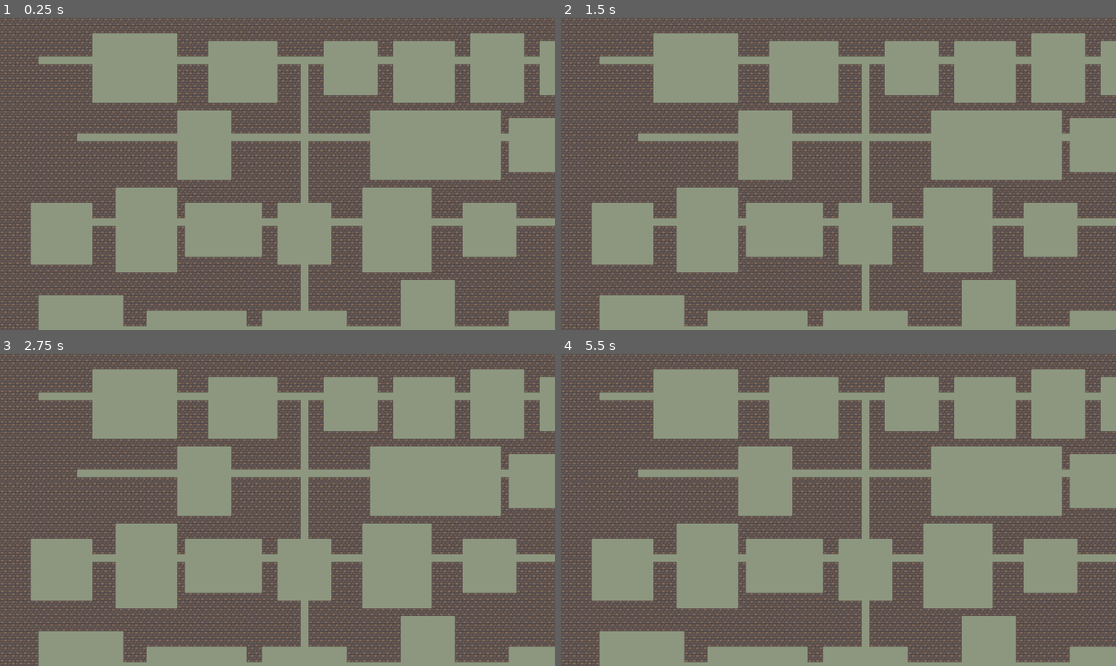
Above: before the commit, frames 1-4 (two rows, left to right).
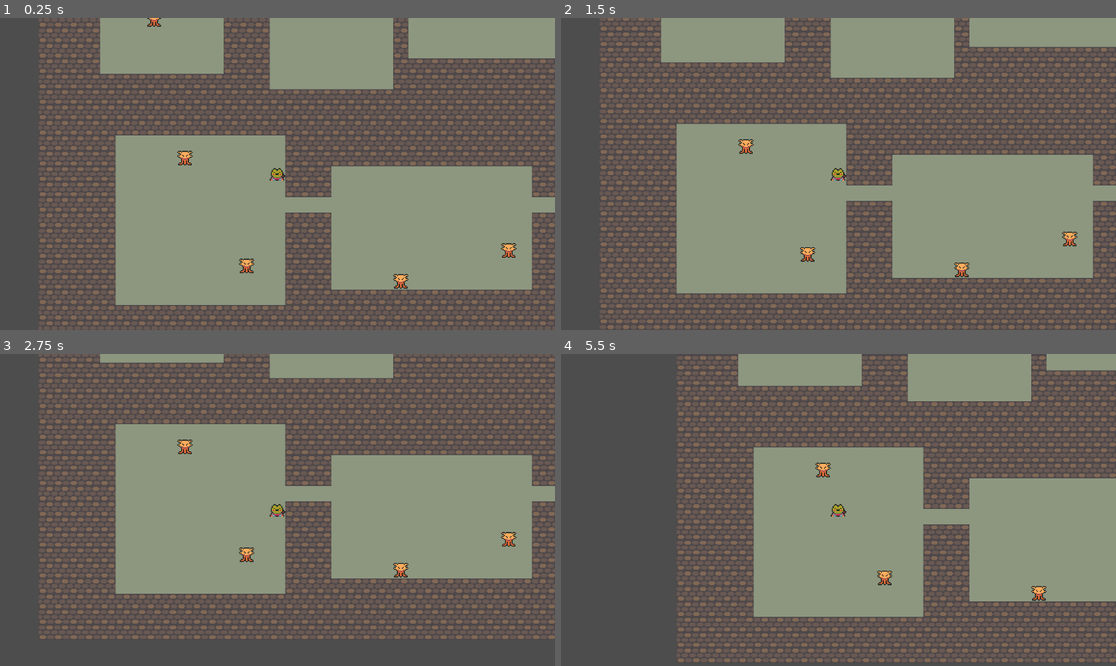
Above: after the commit, the same moments.

Repository: kdoiron253/Roguelike
Game: Godot game, scene res://Scenes/dungeon.tscn
Two runs of this game, one before a commit and one after it. Both use one fixed random seed, a clock stepped at 60 frames per second and the inputs below.
Inputs:
- Up to frame 1 (0.25 s): no input
- Up to frame 2 (1.5 s): tap Enter at 0.5 s; hold Right (Right) 0.53-1.28 s; tap Space at 1.25 s; hold Down (Down) from 1.28 s (still down)
- Up to frame 3 (2.75 s): release Down (Down) at 2.03 s; hold Right (Right) from 2.03 s (still down)
- Up to frame 4 (5.5 s): tap Enter at 2.75 s; release Right (Right) at 2.78 s; hold Up (Up) 2.78-3.53 s; hold Left (Left) 3.53-5.03 s; hold Down (Down) from 5.03 s (still down)

The runs differ from the first frame. In frame 1, 60% of the frame differs, in the area x 0-100%, y 0-100%; in frame 2, 60%; in frame 3, 58%; in frame 4, 64%.

Commit message:
V0.2 Random enemy placement
The player, enemy, and one item are able to be randomly placed. Movement is also one tile per move and will avoid items and enemy filled tiles.

Diff:
--- a/Player.gd
+++ /dev/null
@@ -1,11 +0,0 @@
-extends CharacterBody2D
-
-var speed : int = 200
-
-func _process(_delta):
-	var direction = Input.get_vector("Left", "Right", "Up", "Down")
-	move(direction)
-
-
-func move(_direction : Vector2):
-	move_and_slide()
--- /dev/null
+++ b/Scenes/Enemies/axolotl.tscn
@@ -0,0 +1,17 @@
+[gd_scene load_steps=3 format=3 uid="uid://cjdigulxk3fdg"]
+
+[ext_resource type="Texture2D" uid="uid://cackobsepg4wu" path="res://Resources/Monsters/Axolot/SpriteSheet.png" id="1_718u3"]
+
+[sub_resource type="RectangleShape2D" id="RectangleShape2D_uvfex"]
+size = Vector2(14, 15)
+
+[node name="Axolotl" type="Area2D"]
+
+[node name="Sprite2D" type="Sprite2D" parent="."]
+texture = ExtResource("1_718u3")
+hframes = 4
+vframes = 4
+
+[node name="CollisionShape2D" type="CollisionShape2D" parent="."]
+position = Vector2(0, -0.5)
+shape = SubResource("RectangleShape2D_uvfex")
--- /dev/null
+++ b/Scenes/Items/coin.tscn
@@ -0,0 +1,15 @@
+[gd_scene load_steps=3 format=3 uid="uid://dyww70guoko8m"]
+
+[ext_resource type="Texture2D" uid="uid://c7yeef21n5pj6" path="res://Resources/Items/Treasure/Coin2.png" id="1_hxoc8"]
+
+[sub_resource type="CircleShape2D" id="CircleShape2D_3qlcr"]
+radius = 5.0
+
+[node name="Coin" type="Area2D"]
+
+[node name="Sprite2D" type="Sprite2D" parent="."]
+texture = ExtResource("1_hxoc8")
+hframes = 4
+
+[node name="CollisionShape2D" type="CollisionShape2D" parent="."]
+shape = SubResource("CircleShape2D_3qlcr")
--- /dev/null
+++ b/Scenes/Player/Player.gd
@@ -0,0 +1,49 @@
+extends CharacterBody2D
+
+@onready var tile_map = $".."
+@onready var sprite_2d = $Sprite2D
+@onready var ray_cast = $RayCast2D
+
+var is_moving = false
+
+
+func _physics_process(_delta):
+	if is_moving == false: return
+
+	if global_position == sprite_2d.global_position:
+		is_moving = false
+		return
+
+	sprite_2d.global_position = sprite_2d.global_position.move_toward(global_position, 1)
+
+
+func _process(_delta):
+	if is_moving: return
+
+	if Input.is_action_pressed("Left"): move(Vector2.LEFT)
+	elif Input.is_action_pressed("Right"): move(Vector2.RIGHT)
+	elif Input.is_action_pressed("Up"): move(Vector2.UP)
+	elif Input.is_action_pressed("Down"): move(Vector2.DOWN)
+
+
+func move(direction : Vector2):
+	# get current cell and new cell
+	var current_tile : Vector2i = tile_map.local_to_map(global_position)
+	var target_tile : Vector2i = Vector2i(
+		current_tile.x + int(direction.x),
+		current_tile.y + int(direction.y))
+
+	# get custom data layer from target tile
+	var tile_data: TileData = tile_map.get_cell_tile_data(0, target_tile)
+	if tile_data.get_custom_data(("Walkable")) == false: return
+
+	ray_cast.target_position = direction * 16
+	ray_cast.force_raycast_update()
+
+	if ray_cast.is_colliding():
+		return
+
+	# move player
+	is_moving = true
+	global_position = tile_map.map_to_local(target_tile)
+	sprite_2d.global_position = tile_map.map_to_local(current_tile)
--- /dev/null
+++ b/Scenes/Player/player.tscn
@@ -0,0 +1,27 @@
+[gd_scene load_steps=4 format=3 uid="uid://c1gha08keo1ge"]
+
+[ext_resource type="Script" path="res://Scenes/Player/Player.gd" id="1_qlymr"]
+[ext_resource type="Texture2D" uid="uid://cr56ord3fnsgr" path="res://Resources/MaskFrog/SpriteSheet.png" id="2_kmrdc"]
+
+[sub_resource type="CircleShape2D" id="CircleShape2D_c8eff"]
+radius = 7.0
+
+[node name="Player" type="CharacterBody2D"]
+script = ExtResource("1_qlymr")
+
+[node name="Sprite2D" type="Sprite2D" parent="."]
+position = Vector2(0, -1)
+texture = ExtResource("2_kmrdc")
+hframes = 4
+vframes = 7
+
+[node name="Camera2D" type="Camera2D" parent="Sprite2D"]
+position = Vector2(0, 1)
+zoom = Vector2(2, 2)
+
+[node name="CollisionShape2D" type="CollisionShape2D" parent="."]
+shape = SubResource("CircleShape2D_c8eff")
+
+[node name="RayCast2D" type="RayCast2D" parent="."]
+target_position = Vector2(0, 16)
+collide_with_areas = true
--- a/Scenes/dungeon.gd
+++ b/Scenes/dungeon.gd
@@ -2,6 +2,11 @@
 
 # most of this is from abitawake.com with updates to work with
 # newer engine and to fit in with the needed game idea
+
+# TODO: add in player and enemy scenes and randomly place them
+var player_scene : PackedScene = preload("res://Scenes/Player/player.tscn")
+var enemy_scene : PackedScene = preload("res://Scenes/Enemies/axolotl.tscn")
+var coin_scene : PackedScene = preload("res://Scenes/Items/coin.tscn")
 
 @export var map_width : int = 80
 @export var map_height : int = 50
@@ -13,6 +18,10 @@
 var LAYER : int = 0  # the default layer is ground
 var ATLAS : int = 0  # the default tileset
 
+var enemy_number = 20
+
+# TODO: place exit in another random room
+# TODO: add in monsters and treasure to the rooms (leaves)
 # TODO: random floor and roof tiles to chose from
 var ROOF = Vector2i(12, 13)  # was 12, 13
 var GROUND = Vector2i(12, 7)
@@ -21,6 +30,8 @@
 var leaves := []
 var leaf_id = 0
 var rooms := []
+
+var room_tiles := []
 
 
 func _ready():
@@ -37,7 +48,15 @@
 
 	# if a room wasn't made, leaving for the maze factor
 	# tested and made to work
-	# clear_deadends()
+	clear_deadends()
+	place_player()
+	for i in range(enemy_number):
+		place_enemies()
+
+	# TODO: loop through list of items to place and place
+	place_items()
+
+	# TODO: place exit and make it active only when all items picked up
 
 
 func fill_roof():
@@ -73,7 +92,7 @@
 
 	# randonly split horizonally or vertically
 	# horizontally if not enough width, vertically if not enough height
-	var split_type = choose(["h", "w"])
+	var split_type = choose(["h", "v"])
 	if (min_room_factor * w < min_room_size): split_type = "h"
 	elif (min_room_factor * h < min_room_size): split_type = "v"
 
@@ -121,13 +140,13 @@
 
 # create a room in leaf only 75% of the time
 func create_rooms():
-	for leaf_id in tree:
-		var leaf = tree[leaf_id]
+	for leafid in tree:
+		var leaf = tree[leafid]
 		if (leaf.has("l")): continue  # if children, no rooms built
 
 		if chance(75):
 			var room := {}
-			room.id = leaf_id
+			room.id = leafid
 			room.w = randi_range(min_room_size, leaf.w) - 1
 			room.h = randi_range(min_room_size, leaf.h) - 1
 			room.x = leaf.x + floor((leaf.w - room.w) / 2) + 1
@@ -164,11 +183,11 @@
 
 	# vertical corridor
 	if (leaf1.split == "h"):
-		x -= floor(w/2) + 1
+		x -= floor(w/2.0) + 1
 		h = abs(leaf1.center.y - leaf2.center.y)
 	else:
 		# horizontal corridor
-		y -= floor(h/2) + 1
+		y -= floor(h/2.0) + 1
 		w = abs(leaf1.center.x - leaf2.center.x)
 
 	# make sure it is within the map
@@ -182,19 +201,55 @@
 				set_cell(LAYER, pos, ATLAS, GROUND)
 
 
+# TODO: place character in a random room
+func place_player():
+	# get random location, place player
+	var player = player_scene.instantiate() as CharacterBody2D
+	var tile = random_location()
+	var pos = map_to_local(tile)
+	# debug purposes:
+	print(tile, pos)
+	player.position = pos
+	$".".add_child(player)
+
+# TODO: place enemies
+func place_enemies():
+	# get random location, place x number of enemies
+	var enemy = enemy_scene.instantiate() as Area2D
+
+	var tile = random_location()
+	var pos = map_to_local(tile)
+	enemy.position = pos
+	$Enemies.add_child(enemy)
+
+
+# TODO: place items
+func place_items():
+	var item = coin_scene.instantiate() as Area2D
+
+	var tile = random_location()
+	var pos = map_to_local(tile)
+	item.position = pos
+	$Items.add_child(item)
+
+
+func random_location():
+	# get a random room from the room list
+	var random_number = randi() % room_tiles.size()
+	# return location
+	return room_tiles[random_number]
+
+
 func clear_deadends():
-	var done = false
-
-	while !done:
-		done = true
-
-		for cell in get_used_cells(LAYER):
-			if (get_cell_atlas_coords(LAYER, cell) != GROUND): continue
-
-			var roof_count = check_nearby(cell.x, cell.y)
-			if roof_count == 3:
-				set_cell(LAYER, cell, ATLAS, ROOF)
-				done = false
+	for cell in get_used_cells(LAYER):
+		if (get_cell_atlas_coords(LAYER, cell) != GROUND): continue
+
+		var roof_count = check_nearby(cell.x, cell.y)
+		if roof_count < 2:
+			room_tiles.append(cell)
+		# to get rid of dead end halls
+		#if roof_count == 3:
+		#	set_cell(LAYER, cell, ATLAS, ROOF)
 
 
 func check_nearby(x, y):
--- a/Scenes/dungeon.tscn
+++ b/Scenes/dungeon.tscn
@@ -401,6 +401,7 @@
 12:7/0 = 0
 12:7/0/physics_layer_0/linear_velocity = Vector2(0, 0)
 12:7/0/physics_layer_0/angular_velocity = 0.0
+12:7/0/custom_data_0 = true
 13:7/0 = 0
 13:7/0/physics_layer_0/linear_velocity = Vector2(0, 0)
 13:7/0/physics_layer_0/angular_velocity = 0.0
@@ -596,6 +597,7 @@
 11:11/0 = 0
 11:11/0/physics_layer_0/linear_velocity = Vector2(0, 0)
 11:11/0/physics_layer_0/angular_velocity = 0.0
+11:11/0/custom_data_0 = true
 12:11/0 = 0
 12:11/0/physics_layer_0/linear_velocity = Vector2(0, 0)
 12:11/0/physics_layer_0/angular_velocity = 0.0
@@ -701,6 +703,7 @@
 12:13/0 = 0
 12:13/0/physics_layer_0/linear_velocity = Vector2(0, 0)
 12:13/0/physics_layer_0/angular_velocity = 0.0
+12:13/0/physics_layer_0/polygon_0/points = PackedVector2Array(-8, -8, -8, 8, 8, 8, 8, -8)
 13:13/0 = 0
 13:13/0/physics_layer_0/linear_velocity = Vector2(0, 0)
 13:13/0/physics_layer_0/angular_velocity = 0.0
@@ -890,6 +893,8 @@
 
 [sub_resource type="TileSet" id="TileSet_0oqs4"]
 physics_layer_0/collision_layer = 1
+custom_data_layer_0/name = "Walkable"
+custom_data_layer_0/type = 1
 sources/0 = SubResource("TileSetAtlasSource_12r7w")
 
 [node name="Dungeon" type="TileMap"]
@@ -897,3 +902,7 @@
 format = 2
 layer_0/name = "Ground"
 script = ExtResource("2_d7t4q")
+
+[node name="Enemies" type="Node2D" parent="."]
+
+[node name="Items" type="Node2D" parent="."]
--- /dev/null
+++ b/Scenes/main_game.tscn
@@ -0,0 +1,13 @@
+[gd_scene load_steps=3 format=3 uid="uid://cvhu6pkdvx4jy"]
+
+[ext_resource type="PackedScene" uid="uid://w7q3617ssvlv" path="res://Scenes/dungeon.tscn" id="1_o5drb"]
+[ext_resource type="PackedScene" uid="uid://c1gha08keo1ge" path="res://Scenes/Player/player.tscn" id="2_elpqu"]
+
+[node name="MainGame" type="Node2D"]
+
+[node name="Player" parent="." instance=ExtResource("2_elpqu")]
+position = Vector2(8, 8)
+
+[node name="Camera2D" type="Camera2D" parent="Player"]
+
+[node name="Dungeon" parent="." instance=ExtResource("1_o5drb")]
--- a/Scenes/player.tscn
+++ /dev/null
@@ -1,19 +0,0 @@
-[gd_scene load_steps=4 format=3 uid="uid://c1gha08keo1ge"]
-
-[ext_resource type="Script" path="res://Player.gd" id="1_20bp1"]
-[ext_resource type="Texture2D" uid="uid://cr56ord3fnsgr" path="res://Resources/MaskFrog/SpriteSheet.png" id="2_xom8d"]
-
-[sub_resource type="CircleShape2D" id="CircleShape2D_c8eff"]
-radius = 7.0
-
-[node name="Player" type="CharacterBody2D"]
-script = ExtResource("1_20bp1")
-
-[node name="Sprite2D" type="Sprite2D" parent="."]
-position = Vector2(0, -1)
-texture = ExtResource("2_xom8d")
-hframes = 4
-vframes = 7
-
-[node name="CollisionShape2D" type="CollisionShape2D" parent="."]
-shape = SubResource("CircleShape2D_c8eff")
--- a/project.godot
+++ b/project.godot
@@ -14,6 +14,10 @@
 run/main_scene="res://Scenes/dungeon.tscn"
 config/features=PackedStringArray("4.1", "Mobile")
 config/icon="res://icon.svg"
+
+[debug]
+
+gdscript/warnings/integer_division=0
 
 [input]
 
Binary file added: Resources/FX/AllPreview.png
Not shown, added: Resources/FX/AllPreview.png.import
Binary file added: Resources/FX/Elemental/Flam/Preview.gif
Binary file added: Resources/FX/Elemental/Flam/SpriteSheet.png
Not shown, added: Resources/FX/Elemental/Flam/SpriteSheet.png.import
Binary file added: Resources/FX/Elemental/Ice/Preview.gif
Binary file added: Resources/FX/Elemental/Ice/SpriteSheet.png
Not shown, added: Resources/FX/Elemental/Ice/SpriteSheet.png.import
Binary file added: Resources/FX/Elemental/Ice/SpriteSheetB.png
Not shown, added: Resources/FX/Elemental/Ice/SpriteSheetB.png.import
Binary file added: Resources/FX/Elemental/Ice/SpriteSheetFlake.png
Not shown, added: Resources/FX/Elemental/Ice/SpriteSheetFlake.png.import
(and 664 more such lines)
